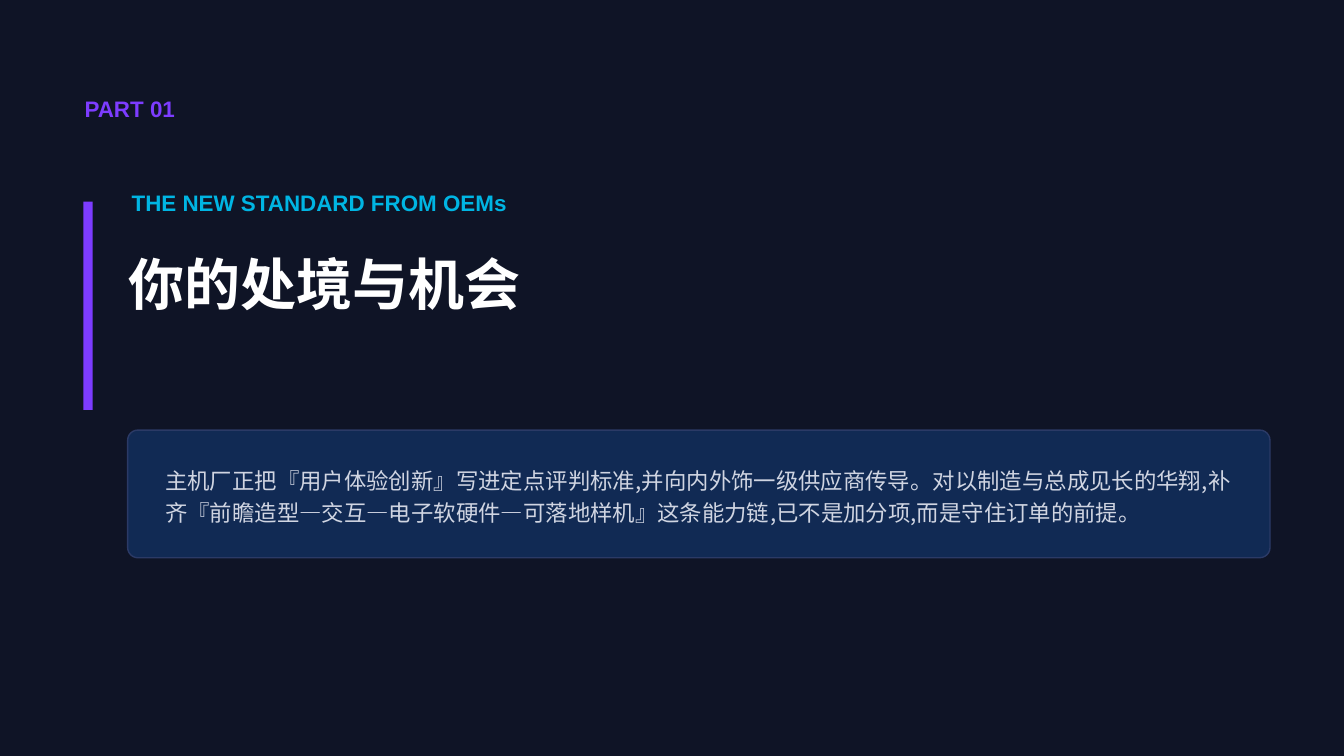
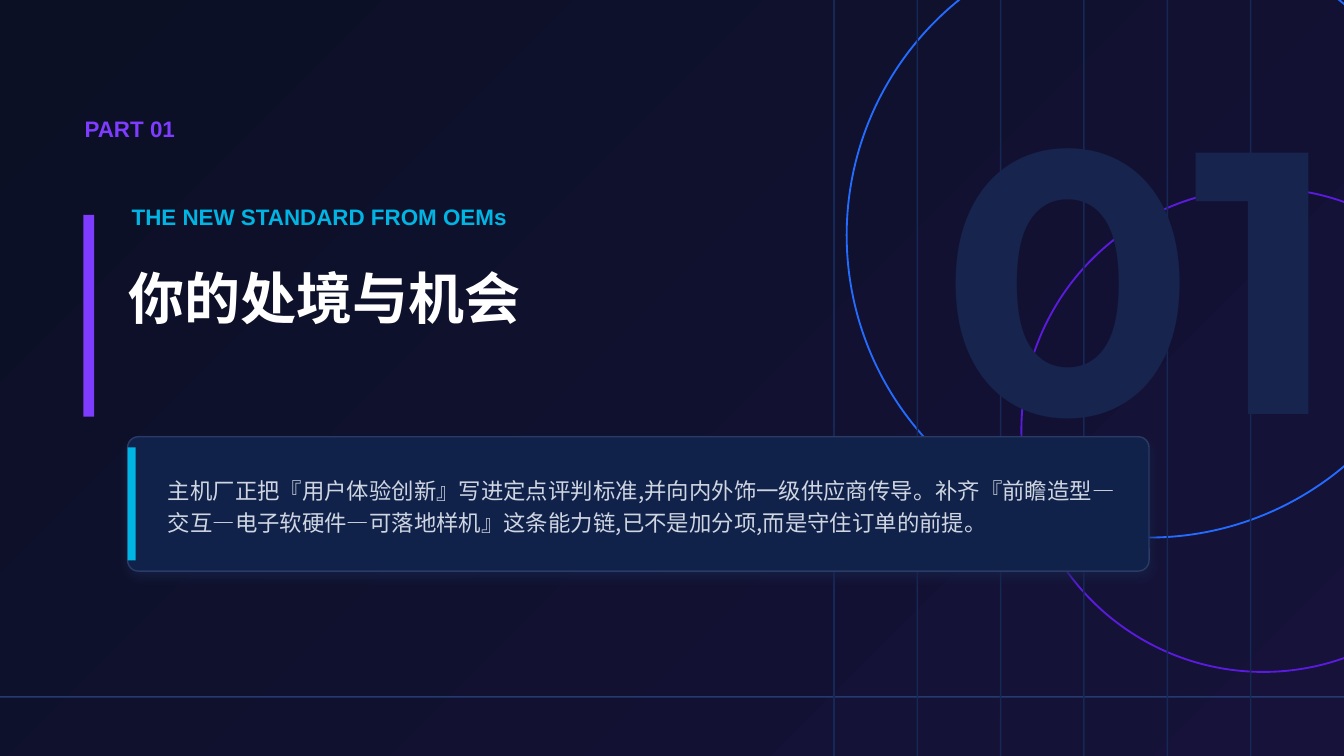
Before and after one commit to JOMECDESIGN/sales-proposal, a slide deck: slide 3 of NICE-智能座舱-售前方案-master-V2.pptx. Drawn at 1344x756 pixels with LibreOffice and Linux fonts; fonts in the diff are those of the drawing. Boxes give left, top, right and bottom in pixels: in the first picture for what was removed or moved away, otherwise in the second. Text is boxed around its words. In the diff, an @@ line names an element or a change of style, - is before the commit and + after.

```diff
--- a/NICE-智能座舱-售前方案-master-V2.pptx
+++ b/NICE-智能座舱-售前方案-master-V2.pptx
@@ rectangle at bbox=[0, 0, 1344, 755]: fill #0F1426 to gradient #0B1024 to #16123A @@
@@ rectangle added at bbox=[833, 0, 835, 755], fill #162855 @@
@@ ellipse added at bbox=[847, 0, 1344, 538], outline #246BFF 1 pt @@
@@ rectangle added at bbox=[917, 0, 918, 755], fill #162855 @@
@@ rectangle added at bbox=[1000, 0, 1001, 755], fill #162855 @@
@@ rectangle added at bbox=[1083, 0, 1085, 755], fill #162855 @@
@@ rectangle added at bbox=[1167, 0, 1168, 755], fill #162855 @@
@@ rectangle added at bbox=[1250, 0, 1251, 755], fill #162855 @@
@@ text "PART 01": place and size @@
-text "PART 01" at bbox=[85, 101, 175, 117]
+text "PART 01" at bbox=[85, 121, 175, 137]
@@ text "THE NEW STANDARD FROM OEMs": place and size @@
-text "THE NEW STANDARD FROM OEMs" at bbox=[132, 195, 506, 211]
+text "THE NEW STANDARD FROM OEMs" at bbox=[132, 209, 506, 225]
@@ text added at bbox=[942, 191, 1340, 499], 200 pt, text #16244E, bold @@
+01
@@ ellipse added at bbox=[1021, 188, 1344, 672], outline #5A1BDF 1 pt @@
@@ rectangle: place and size @@
-rectangle at bbox=[83, 202, 93, 410]
+rectangle at bbox=[83, 215, 94, 417]
@@ text "你的处境与机会": place and size @@
-text "你的处境与机会" at bbox=[129, 257, 521, 310]
+text "你的处境与机会" at bbox=[129, 271, 521, 324]
@@ rounded rectangle: place and size @@
-rounded rectangle at bbox=[128, 430, 1270, 558]
+rounded rectangle at bbox=[128, 437, 1149, 571]
@@ rounded rectangle at bbox=[128, 437, 1149, 571]: fill #112A54 to #10224A; shadow on @@
@@ rectangle added at bbox=[128, 448, 136, 560], fill #00B5E3 @@
@@ text at bbox=[168, 480, 1115, 535]: text changed @@
-主机厂正把『用户体验创新』写进定点评判标准,并向内外饰一级供应商传导。对以制造与总成见长的华翔,补齐『前瞻造型—交互—电子软硬件—可落地样机』这条能力链,已不是加分项,而是守住订单的前提。
+主机厂正把『用户体验创新』写进定点评判标准,并向内外饰一级供应商传导。补齐『前瞻造型—交互—电子软硬件—可落地样机』这条能力链,已不是加分项,而是守住订单的前提。
@@ rectangle added at bbox=[0, 696, 1344, 698], fill #243A70 @@
```
Also in this commit, not shown: 28 other slides changed, 1 other file.
